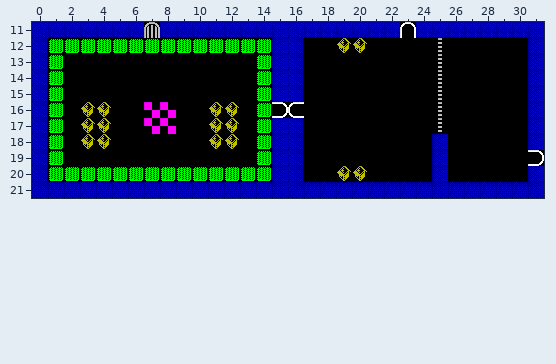
An edit to a level. Tiled map, assets/maps/warehouse.tmx. This is how it looked before the edit.
Cells are 16x16 px. Shown: x 0..31, y 11..21. The old version is drawn lined up with the new one.
The result:
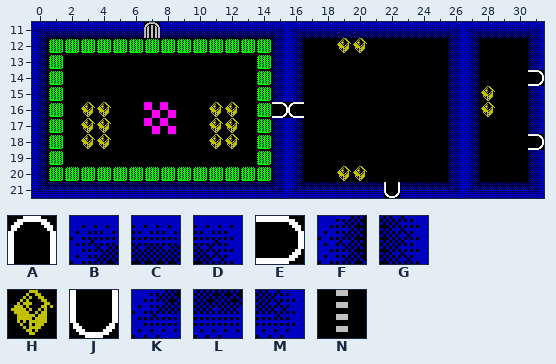
Key: from "warehouse": A 2, B 3, C 4, D 5, E 8, F 9, G 11, H 12, J 14, K 15, L 16, M 17, N 21.
_ is an empty cell, . an unchanged one.
Commit: Move from the bottom of the map (the very top causes an error in openfl, weirdly).
Changes in this commit:
everything moved by +0,-22 cells (the old picture is shown already moved)
--- layer "Tiles"
@@ x 22..31 @@
-11 .A..CC....
-12 ...N__....
-13 ...N__....
-14 ...N__...G
-15 ...N___...
-16 ...N___...
-17 ...N__....
-18 ...G__...G
-19 ...G__...E
-20 ...G__....
-21 L..MLL....
+11 .C..DB....
+12 ..._GF....
+13 ..._GF....
+14 ..._GF...E
+15 ..._GFH...
+16 ..._GFH...
+17 ..._GF....
+18 ..._GF...E
+19 ..._GF...G
+20 ..._GF....
+21 J..LMK....
Pixel boxes of the changes (left, top, right, bottom) in both pictures:
changed: (400, 22, 416, 38)
changed: (432, 25, 495, 196)
changed: (528, 70, 544, 86)
changed: (528, 134, 544, 166)
changed: (384, 182, 400, 198)
